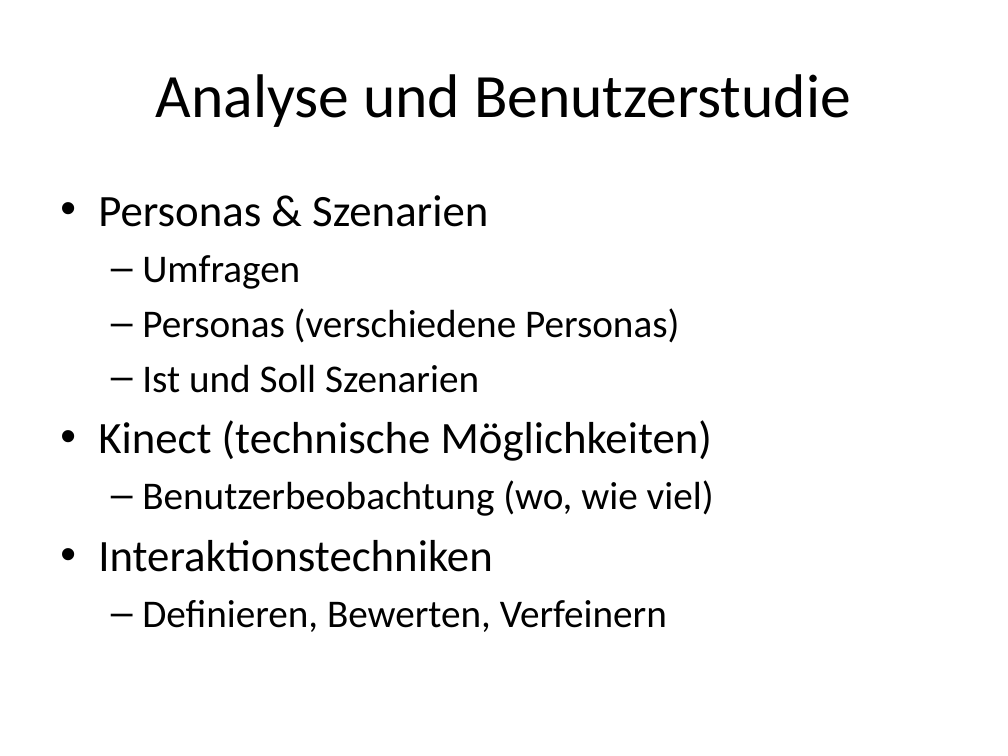
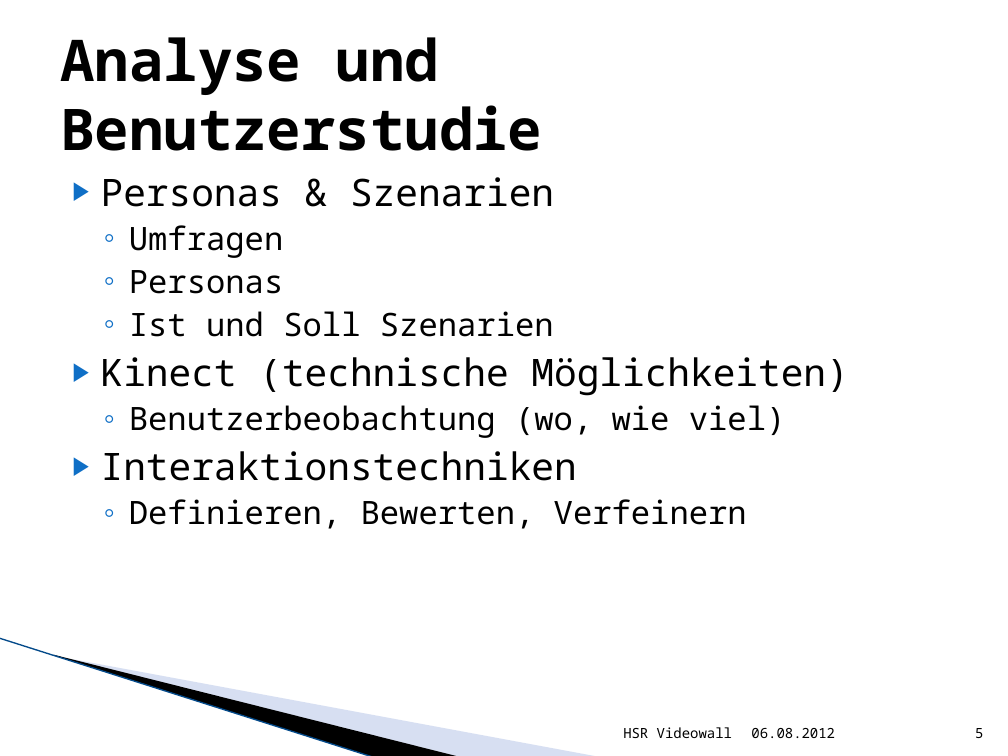
Before and after one commit to lukaselmer/hsr-bachelor-thesis-videowall, a slide deck: slide 5 of doc/media/ba_praesentation.pptx (slide 6 before the commit). Drawn at 1008x756 pixels with LibreOffice and Linux fonts; fonts in the diff are those of the drawing; background and template pictures are left out. Boxes give left, top, right and bottom in pixels: in the first picture for what was removed or moved away, otherwise in the second. Text is boxed around its words. In the diff, an @@ line names an element or a change of style, - is before the commit and + after.

```diff
--- a/doc/media/ba_praesentation.pptx
+++ b/doc/media/ba_praesentation.pptx
@@ title "Analyse und Benutzerstudie" at [60,37,542,151]: size 44 to 41 pt, font Calibri to Noto Sans Mono, bold on; alignment centre to left @@
@@ text "Personas & Szenarien": place and size @@
-text "Personas & Szenarien" at [98,195,714,632]
+text "Personas & Szenarien" at [101,177,848,529]
@@ text at [101,177,848,529]: size 32 to 27 pt in "Personas & Szenarien", "Kinect (technische Möglichkeiten)", "Interaktionstechniken"; font Calibri to Noto Sans Mono; size 28 to 23 pt in "Umfragen", "Ist und Soll Szenarien", "Benutzerbeobachtung (wo, wie viel)", "Definieren, Bewerten, Verfeinern"; bullet • to ▶; less space between paragraphs; bullet – to ◦ @@
@@ text at [129,270,283,294]: text changed; size 28 to 23 pt; font Calibri to Noto Sans Mono @@
-  – Personas (verschiedene Personas)
+  ◦ Personas
@@ line added from (0, 638) to (374, 756), #94ABDC 0.95 pt @@
@@ freeform shape added at [53,654,461,756], fill #000000 @@
@@ freeform shape added at [55,655,600,756], fill #9DB2E1 at 40% opacity @@
@@ text added at [623,727,732,738], 10 pt, text #000000 @@
+HSR Videowall
@@ text added at [751,728,835,738], 10 pt, text #000000 @@
+06.08.2012
@@ page number added at [975,728,983,738], 10 pt, text #000000 @@
+5
```
Also in this commit, not shown: 6 other slides changed, 4 slides added, 3 slides removed.
